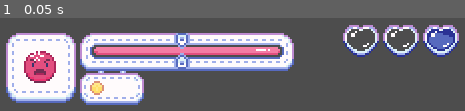
Above: before the commit, frame 1.
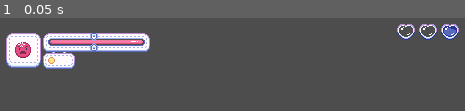
Above: after the commit, the same moment.

Repository: seronolin/Sleepish
Game: Godot game, scene res://assets/dream/scenes/ui/dream_hud.tscn
Same seed, same stepped clock (60 frames per second), same inputs: the game is played once before the commit and once after it. This scene is started directly instead of the project's main scene.
Inputs:
- Up to frame 1 (0.05 s): no input

The runs differ from the first frame. In frame 1, 35% of the frame differs, in the area x 1-99%, y 6-94%.

Commit message:
Last Sync: 2026-09-04 21:07 (Mobile)

Diff:
--- a/assets/dream/scenes/ui/dream_hud.tscn
+++ b/assets/dream/scenes/ui/dream_hud.tscn
@@ -1,11 +1,11 @@
-[gd_scene load_steps=3 format=3 uid="uid://j2rywcov3o6c"]
+[gd_scene format=3 uid="uid://j2rywcov3o6c"]
 
 [ext_resource type="PackedScene" uid="uid://2uq5l0s0tmo8" path="res://assets/dream/ui/health_display.tscn" id="1_h5ey0"]
 [ext_resource type="PackedScene" uid="uid://cjhyujw3ax0m6" path="res://assets/dream/scenes/ui/energy_bar.tscn" id="2_05p3m"]
 
-[node name="HUD" type="CanvasLayer"]
+[node name="HUD" type="CanvasLayer" unique_id=977079963]
 
-[node name="MarginContainer" type="MarginContainer" parent="."]
+[node name="MarginContainer" type="MarginContainer" parent="." unique_id=1717224432]
 anchors_preset = 1
 anchor_left = 1.0
 anchor_right = 1.0
@@ -14,15 +14,14 @@
 offset_bottom = 48.0
 grow_horizontal = 0
 
-[node name="HealthUI" parent="MarginContainer" instance=ExtResource("1_h5ey0")]
-layout_direction = 3
+[node name="HealthUI" parent="MarginContainer" unique_id=1101558447 instance=ExtResource("1_h5ey0")]
 layout_mode = 2
 size_flags_horizontal = 4
 size_flags_vertical = 4
+layout_direction = 3
 
-[node name="EnergyBar" parent="." instance=ExtResource("2_05p3m")]
+[node name="EnergyBar" parent="." unique_id=1417184600 instance=ExtResource("2_05p3m")]
 offset_left = 18.0
 offset_top = 18.0
 offset_right = 162.0
 offset_bottom = 54.0
-scale = Vector2(2, 2)
--- a/assets/dream/ui/health_display.tscn
+++ b/assets/dream/ui/health_display.tscn
@@ -1,9 +1,9 @@
-[gd_scene load_steps=3 format=3 uid="uid://2uq5l0s0tmo8"]
+[gd_scene format=3 uid="uid://2uq5l0s0tmo8"]
 
 [ext_resource type="Script" uid="uid://dfafiap1ock1p" path="res://assets/dream/scripts/ui/health_display.gd" id="1_jum7t"]
 [ext_resource type="SpriteFrames" uid="uid://dil5ccfcqs208" path="res://assets/dream/ui/heart frames.tres" id="2_lpsn6"]
 
-[node name="HealthUI" type="Control"]
+[node name="HealthUI" type="Control" unique_id=820215531]
 custom_minimum_size = Vector2(116, 32)
 layout_mode = 3
 anchors_preset = 1
@@ -14,39 +14,36 @@
 grow_horizontal = 0
 size_flags_horizontal = 0
 
-[node name="HBoxContainer" type="HBoxContainer" parent="."]
-layout_direction = 3
+[node name="HBoxContainer" type="HBoxContainer" parent="." unique_id=958294835]
 layout_mode = 0
 offset_right = 116.0
-offset_bottom = 32.0
+offset_bottom = 18.0
+layout_direction = 3
 script = ExtResource("1_jum7t")
 
-[node name="HeartWrapper1" type="Control" parent="HBoxContainer"]
-custom_minimum_size = Vector2(36, 18)
+[node name="HeartWrapper1" type="Control" parent="HBoxContainer" unique_id=1293436238]
+custom_minimum_size = Vector2(18, 18)
 layout_mode = 2
 
-[node name="Heart1" type="AnimatedSprite2D" parent="HBoxContainer/HeartWrapper1"]
-scale = Vector2(2, 2)
+[node name="Heart1" type="AnimatedSprite2D" parent="HBoxContainer/HeartWrapper1" unique_id=717428663]
 sprite_frames = ExtResource("2_lpsn6")
 animation = &"extra_full"
 centered = false
 
-[node name="HeartWrapper2" type="Control" parent="HBoxContainer"]
-custom_minimum_size = Vector2(36, 18)
+[node name="HeartWrapper2" type="Control" parent="HBoxContainer" unique_id=281992475]
+custom_minimum_size = Vector2(18, 18)
 layout_mode = 2
 
-[node name="Heart2" type="AnimatedSprite2D" parent="HBoxContainer/HeartWrapper2"]
-scale = Vector2(2, 2)
+[node name="Heart2" type="AnimatedSprite2D" parent="HBoxContainer/HeartWrapper2" unique_id=316155048]
 sprite_frames = ExtResource("2_lpsn6")
 animation = &"idle_empty"
 centered = false
 
-[node name="HeartWrapper3" type="Control" parent="HBoxContainer"]
-custom_minimum_size = Vector2(36, 18)
+[node name="HeartWrapper3" type="Control" parent="HBoxContainer" unique_id=998599638]
+custom_minimum_size = Vector2(18, 18)
 layout_mode = 2
 
-[node name="Heart3" type="AnimatedSprite2D" parent="HBoxContainer/HeartWrapper3"]
-scale = Vector2(2, 2)
+[node name="Heart3" type="AnimatedSprite2D" parent="HBoxContainer/HeartWrapper3" unique_id=1132848132]
 sprite_frames = ExtResource("2_lpsn6")
 animation = &"idle_empty"
 centered = false
--- a/assets/dream/ui/heart frames.tres
+++ b/assets/dream/ui/heart frames.tres
@@ -204,7 +204,7 @@
 "duration": 1.0,
 "texture": SubResource("AtlasTexture_kfc0a")
 }],
-"loop": true,
+"loop": 1,
 "name": &"extra_1hp",
 "speed": 5.0
 }, {
@@ -224,7 +224,7 @@
 "duration": 1.0,
 "texture": SubResource("AtlasTexture_k1gv7")
 }],
-"loop": true,
+"loop": 1,
 "name": &"extra_2hp",
 "speed": 5.0
 }, {
@@ -244,7 +244,7 @@
 "duration": 1.0,
 "texture": SubResource("AtlasTexture_n0eco")
 }],
-"loop": true,
+"loop": 1,
 "name": &"extra_full",
 "speed": 5.0
 }, {
@@ -264,7 +264,7 @@
 "duration": 1.0,
 "texture": SubResource("AtlasTexture_grepu")
 }],
-"loop": true,
+"loop": 1,
 "name": &"idle_1hp",
 "speed": 5.0
 }, {
@@ -284,7 +284,7 @@
 "duration": 1.0,
 "texture": SubResource("AtlasTexture_h2xx4")
 }],
-"loop": true,
+"loop": 1,
 "name": &"idle_2hp",
 "speed": 5.0
 }, {
@@ -292,7 +292,7 @@
 "duration": 1.0,
 "texture": SubResource("AtlasTexture_gin8y")
 }],
-"loop": true,
+"loop": 1,
 "name": &"idle_empty",
 "speed": 5.0
 }, {
@@ -312,7 +312,7 @@
 "duration": 1.0,
 "texture": SubResource("AtlasTexture_78mwj")
 }],
-"loop": true,
+"loop": 1,
 "name": &"idle_full",
 "speed": 5.0
 }, {
@@ -332,7 +332,7 @@
 "duration": 1.0,
 "texture": SubResource("AtlasTexture_wndfg")
 }],
-"loop": true,
+"loop": 1,
 "name": &"joy_1hp",
 "speed": 5.0
 }, {
@@ -352,7 +352,7 @@
 "duration": 1.0,
 "texture": SubResource("AtlasTexture_irr2r")
 }],
-"loop": true,
+"loop": 1,
 "name": &"joy_2hp",
 "speed": 5.0
 }, {
@@ -372,7 +372,7 @@
 "duration": 1.0,
 "texture": SubResource("AtlasTexture_35bum")
 }],
-"loop": true,
+"loop": 1,
 "name": &"joy_full",
 "speed": 5.0
 }]
